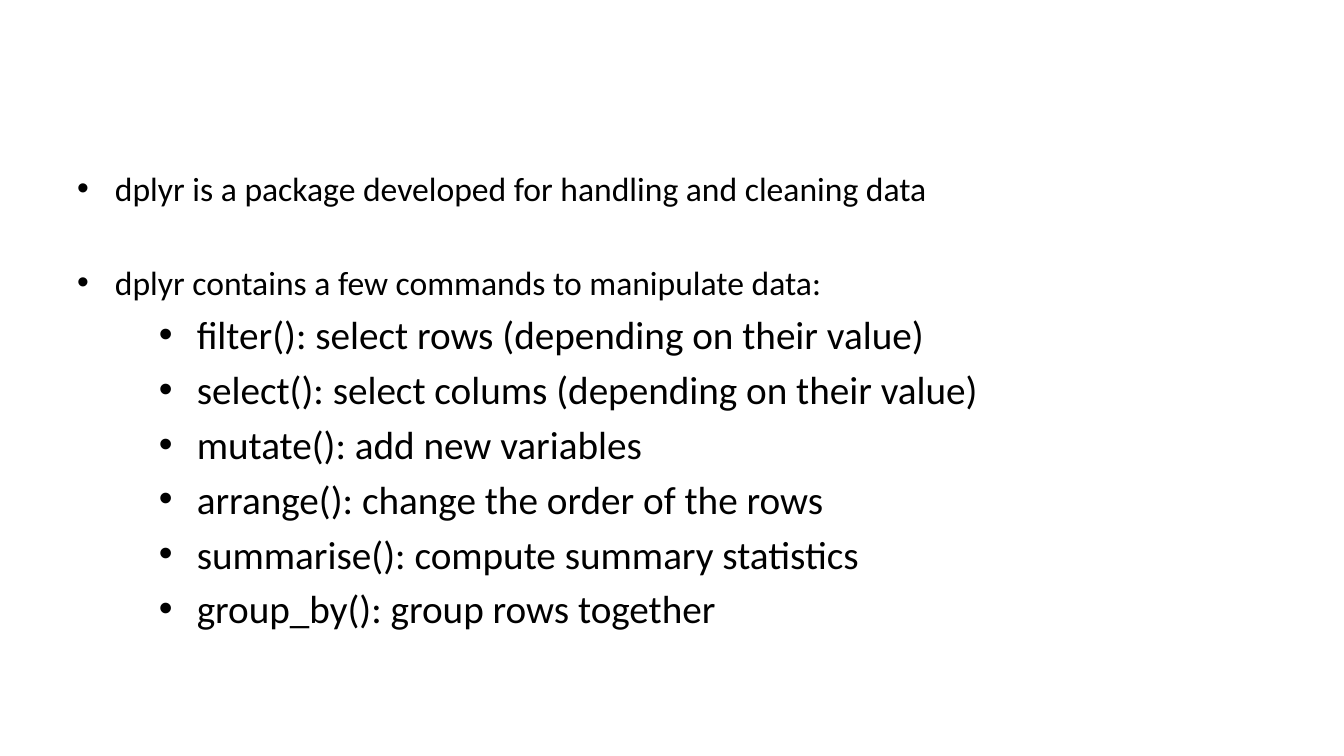
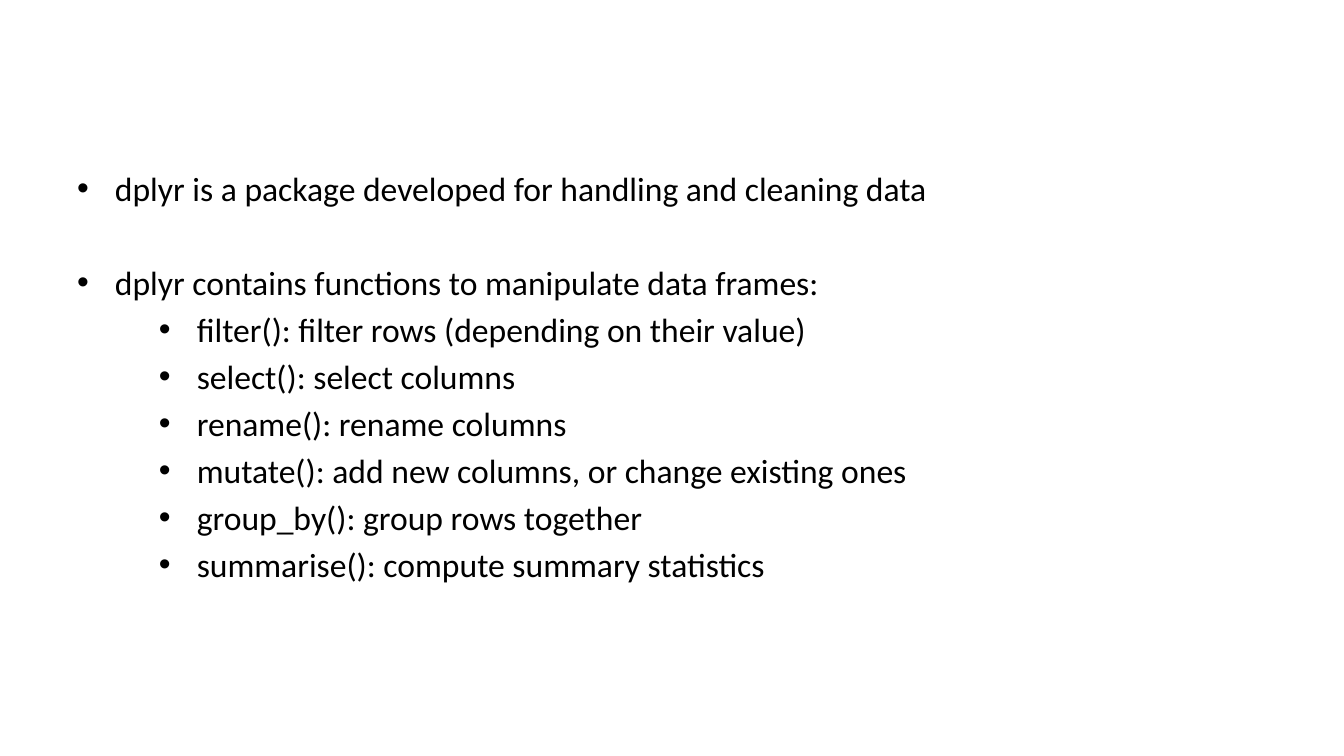
Before and after one commit to alxsrobert/intro_to_R_2022, a slide deck: slide 15 of session_2/SLIDES_introduction_to_R_2.pptx (slide 8 before the commit). Drawn at 1344x756 pixels with LibreOffice and Linux fonts; fonts in the diff are those of the drawing; background and template pictures are left out. Boxes give left, top, right and bottom in pixels: in the first picture for what was removed or moved away, otherwise in the second. Text is boxed around its words. In the diff, an @@ line names an element or a change of style, - is before the commit and + after.

```diff
--- a/session_2/SLIDES_introduction_to_R_2.pptx
+++ b/session_2/SLIDES_introduction_to_R_2.pptx
@@ text at (192, 271, 906, 536): text changed; size 28 to 24 pt @@
-• dplyr contains a few commands to manipulate data:
-  • filter(): select rows (depending on their value)
-  • select(): select colums (depending on their value)
-  • mutate(): add new variables
-  • arrange(): change the order of the rows
+• dplyr contains functions to manipulate data frames:
+  • filter(): filter rows (depending on their value)
+  • select(): select columns
+  • rename(): rename columns
+  • mutate(): add new columns, or change existing ones
+  • group_by(): group rows together
@@ text at (197, 552, 765, 583): size 28 to 24 pt in "summarise(): compute summary statistics" @@
@@ text at (197, 594, 716, 630): paragraph removed @@
-  • group_by(): group rows together
```
Also in this commit, not shown: 2 other slides changed, 7 slides added.
